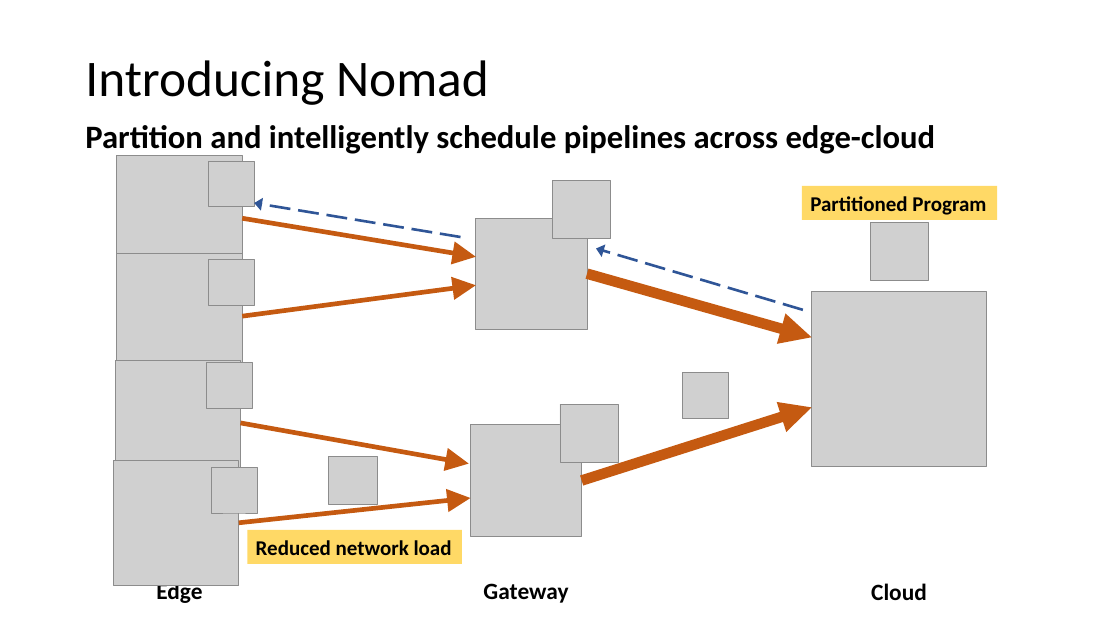
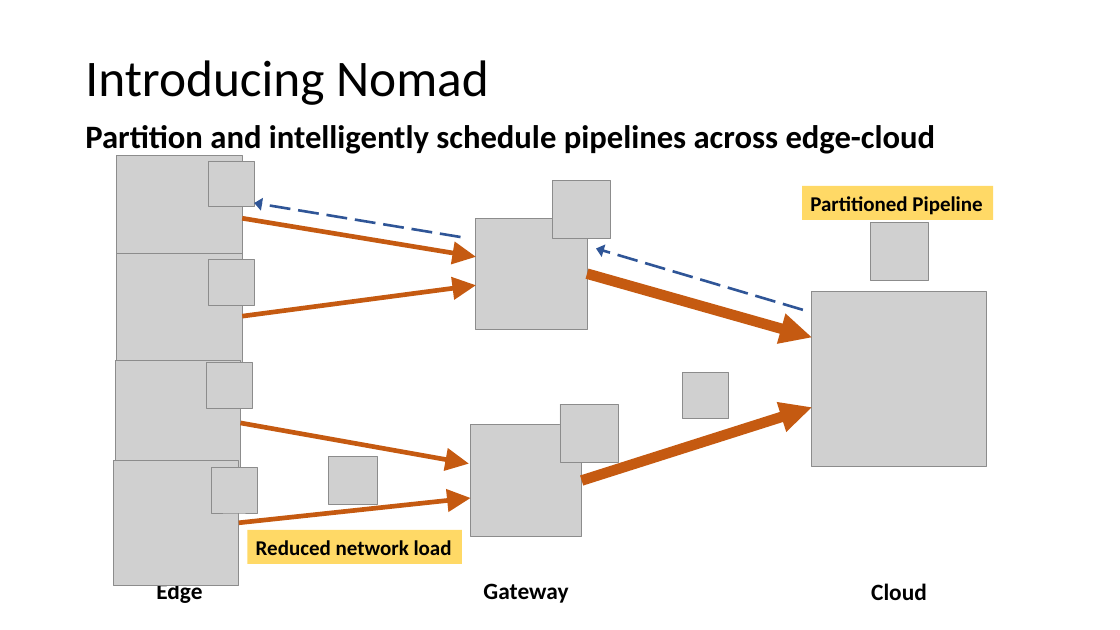
Before and after one commit to romilbhardwaj/nomad, a slide deck: slide 5 of tutorial/Nomad Bootcamp.pptx. Drawn at 1120x630 pixels with LibreOffice and Linux fonts; fonts in the diff are those of the drawing; grey boxes stand for pictures. Boxes give left, top, right and bottom in pixels: in the first picture for what was removed or moved away, otherwise in the second. Text is boxed around its words. In the diff, an @@ line names an element or a change of style, - is before the commit and + after.

Commit message:
Add get_last_output method to obtain results from pipeline.

```diff
--- a/tutorial/Nomad Bootcamp.pptx
+++ b/tutorial/Nomad Bootcamp.pptx
@@ rectangle "Partitioned Pipeline": place and size @@
-rectangle "Partitioned Pipeline" at box(802, 186, 997, 219)
+rectangle "Partitioned Pipeline" at box(802, 186, 993, 219)
@@ text in rectangle at box(810, 196, 982, 215): text changed @@
-Partitioned Program
+Partitioned Pipeline
```
Also in this commit, not shown: 3 other slides changed, 4 slides added, 2 slides removed, 10 other files.
